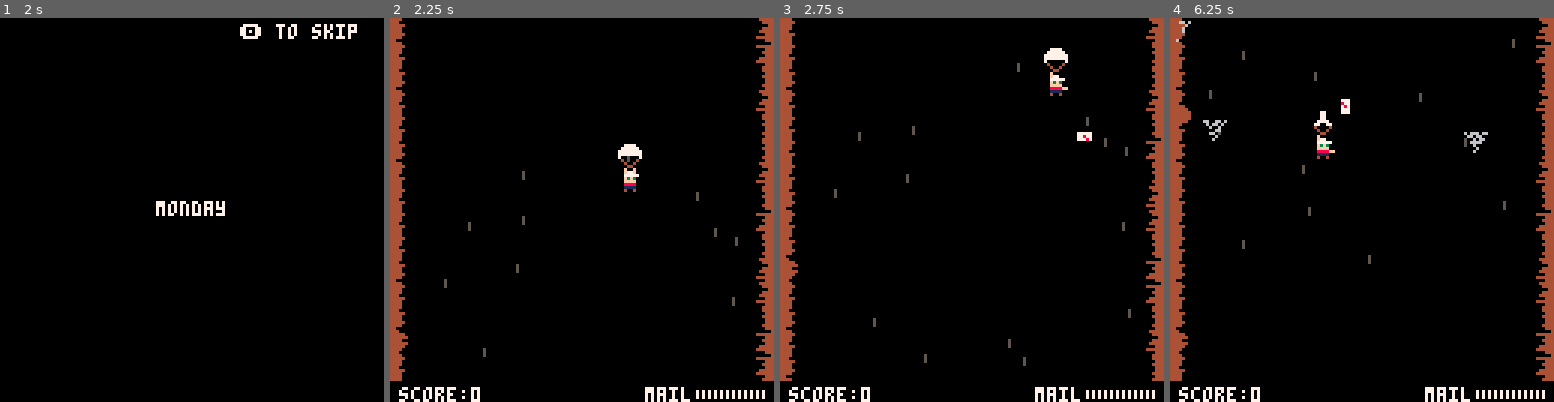
Above: before the commit, frames 1-4 (left to right).
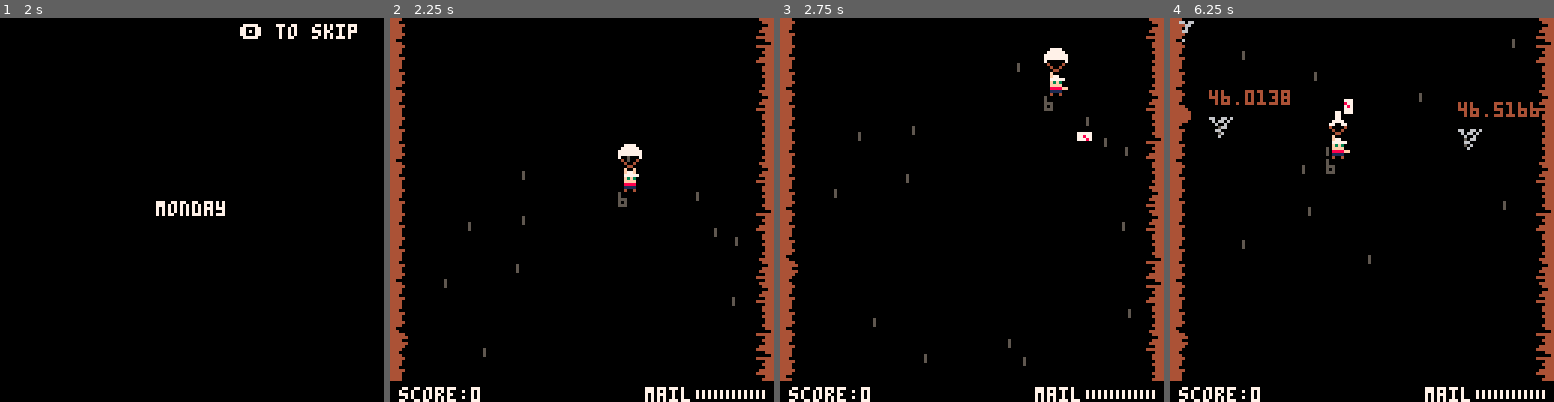
Above: after the commit, the same moments.

Repository: sugarvoid/down-mail
Game: PICO-8 cartridge down_mail.p8
The game is run twice, just before and just after one commit, with the same random seed, the same clock (stepped at 60 frames per second) and the same inputs.
Inputs:
- Up to frame 1 (2 s): tap X (X key) at 0.33, 1.07, 1.85 s; tap O (Z key) at 0.7, 1.7 s; hold Right from 1.6 s (still down)
- Up to frame 2 (2.25 s): release Right at 2.1 s; tap O (Z key) at 2.1 s; hold Up from 2.15 s (still down)
- Up to frame 3 (2.75 s): release Up at 2.42 s; hold Right from 2.47 s (still down); tap O (Z key) at 2.5 s
- Up to frame 4 (6.25 s): tap O (Z key) every 0.4 s from 2.9 to 6.1 s; tap X (X key) at 2.97, 4.08, 5.2 s; release Right at 3.03 s; hold Left 3.08-3.58 s; hold Down 3.63-3.97 s; hold Right 4.02-4.68 s; hold Up 4.73-5.03 s; hold Left 5.08-5.68 s; hold Down 5.73-6.03 s; hold Right from 6.08 s (still down)

Frame 1 is identical in both runs. In frame 2, less than 0.1% of the frame differs, in the area x 59-62%, y 45-50%; in frame 3, less than 0.1%; in frame 4, 1.8%, in the area x 1-97%, y 0-41%.

Commit message:
Limit twisters to 3

Diff:
--- a/down_mail.p8
+++ b/down_mail.p8
@@ -38,13 +38,13 @@
 000777000000000000111100000400400004000000040000004006000004000000400400aaa88aaa000004000004000044440000000044440000000000000000
 000000000000000000000000000400400004000000040000000400000004000000044000aaaaaaaa000000000000000044440000000004440000000000000000
 00000000000000000000000000000000000000003333333300000000000000000000000000000000000070000000000044400000000000040000000000000000
-0000000000000000000000000077700000000000344444430000000000000000000bb00000000000000700000001100044444000004444440000000000000000
-000000000007770007777700007770000000000044444444000000000000000000bbbb0000000000006666000011110044444400000004440000000000000000
+0000000000000000000000000077700000000000344444430600006000000000000bb00000000000000700000001100044444000004444440000000000000000
+000000000007770007777700007770000000000044444444000060000000000000bbbb0000000000006666000011110044444400000004440000000000000000
 0077877000087700077877000077800007000070445444440000000000000000003333000fff77f00566650000cccc0044440000000044440000000000000000
-0078777000078700077787000078700000777700044554000000000000000000003303000f4ffff00556650000cc7c0044444400000004440000000000000000
-0077777000077700000000000077700007000070000544000000000000000000003033000ff4fff00056660000c7cc0044444000000444440000000000000000
-0000000000077700000000000000000000000000000000000000000000000000003333000ffffff00066660000cccc0044440000004444440000000000000000
-00000000000000000000000000000000000000000000000000000000000000000000000000000000005555000000000044400000000004440000000000000000
+0078777000078700077787000078700000777700044554000006000000000000003303000f4ffff00556650000cc7c0044444400000004440000000000000000
+0077777000077700000000000077700007000070000544000000006000000000003033000ff4fff00056660000c7cc0044444000000444440000000000000000
+0000000000077700000000000000000000000000000000000600000000000000003333000ffffff00066660000cccc0044440000004444440000000000000000
+00000000000000000000000000000000000000000000000000006000000000000000000000000000005555000000000044400000000004440000000000000000
 00077000008888000000000000000000000000000000000000000000000000000000000000000000000000000000000037733773000000000000000000000000
 0070070008888880000000006600660606066066606660660000000000000000ff0000ff00000000000000000000000077337733000000000000000000000000
 00700700888888880ee0ee0006066060066066600660660000000066000000000ff00ff000000000000000000000000073377337000000000000000000000000
--- a/src/clothing.lua
+++ b/src/clothing.lua
@@ -1,5 +1,12 @@
 clothing={}
 clothing.__index=clothing
+
+
+function clothing:new(s_idx)
+    local _c=setmetatable({},clothing)
+
+    return _c
+end
 
 function clothing:draw()
     spr(self.img,self.x,self.y)
--- a/src/letter.lua
+++ b/src/letter.lua
@@ -42,7 +42,10 @@
 
         if self.x <= 0 or self.x >= 120 then
             if g_state == gamestates.game then
-                spawn_twister(self.x, self.y)
+                if #twisters < 3 then
+                   spawn_twister(self.x, self.y)
+                end
+
                 explode(self.x, self.y, 3, 4, 4, 10)
                 sfx(14)
             end
--- a/src/main.lua
+++ b/src/main.lua
@@ -72,6 +72,7 @@
 
 function restart_game()
     day = 1
+    deliveries_left = deliveries_needed
     total_deliveries = 0
     intro_t = 30 * 6
     day_t = 30 * 6
@@ -210,6 +211,9 @@
     update_objects()
     update_demons()
     update_letters()
+    for t in all(twisters) do
+        t:update()
+    end
 
     map_y += .2
 
@@ -281,6 +285,9 @@
     for o in all(objects.front) do
         o:draw()
     end
+    for t in all(twisters) do
+        t:draw()
+    end
     for mb in all(mailboxes) do
         mb:draw()
     end
@@ -434,6 +441,7 @@
 end
 
 function change_state(new_state)
+    offset=0
     g_state = new_state
 end
 
@@ -557,3 +565,13 @@
       offset=0
     end
   end
+
+
+  --function calc_dist2(x1,y1,x2,y2)
+    --return abs(x1-x2)+abs(y1-y2)
+  --end
+
+
+  function dist(a,b)
+    return abs(a.x-b.x)+abs(a.y-b.y)
+  end
--- a/src/player.lua
+++ b/src/player.lua
@@ -48,6 +48,7 @@
     else
         spr(49, self.x, self.y)
     end
+    print(deliveries_left, self.x, self.y+8)
 end
 
 function player:update_chute(open)
@@ -61,6 +62,14 @@
 end
 
 function player:update()
+
+    if self:check_for_twisters() then
+        self.move_speed = 0.5
+      else
+        self.move_speed = 1.5
+      end
+
+
     if self.is_chute_open then
         self.chute_spr = self.chute_open_spr
     else
@@ -115,11 +124,22 @@
             self.img = self.sprite_b
         end
     end
+
+
 end
 
 function player:update_letters(amount)
     --self.letters = mid(0, self.letters + amount, self.max_letter)
 end
+
+function player:check_for_twisters()
+    for t in all(twisters) do
+      if t.dis < 30 then
+        return true
+      end
+    end
+    return false
+  end
 
 function player:take_damage()
     if (self.life == 3) then spawn_clothing(17) end
--- a/src/twister.lua
+++ b/src/twister.lua
@@ -16,10 +16,11 @@
     _t.step = 3
     _t.img = 19
     _t.img = 51
+    _t.dis = 0
     _t.angle = 0
     _t.speed = 1.5
     _t.prox = 0.2
-    add(objects.front, _t)
+    add(twisters, _t)
 end
 
 function twister:set_target(obj)
@@ -33,28 +34,38 @@
     end
     self.timer -= 1
     if self.timer == 0 then
-        self.target = { x = randi_rang(10,100), y = 125, type = "exit" }
+        del(twisters, self)
+        self.img = 38
+        self.target = nil --{ x = randi_rang(10,100), y = 125, type = "exit" }
         self.speed = 3
         self.prox = 0.8
         p1.move_speed = 1.5
     end
 
-    local _newangle = atan2(self.target.x - self.x, self.target.y - self.y)
+    if self.target then
+        local _newangle = atan2(self.target.x - self.x, self.target.y - self.y)
 
-    if _newangle <= 0.3 then
-        local _t = self.target.type
-        if _t == "exit" then
-            del(objects.front, self)
-        elseif _t == "player" then
-            p1.move_speed = 0.5
+        if _newangle <= 0.3 then
+            local _t = self.target.type
+            if _t == "exit" then
+                del(twisters, self)
+            elseif _t == "player" then
+                -- p1.move_speed = 0.5
+            end
         end
+
+        self.angle = angle_lerp(self.angle, _newangle, self.prox)
+        self.x += self.speed * cos(self.angle)
+        self.y += self.speed * sin(self.angle)
+
+        self.dis = dist(self.target, self)
     end
 
-    self.angle = angle_lerp(self.angle, _newangle, self.prox)
-    self.x += self.speed * cos(self.angle)
-    self.y += self.speed * sin(self.angle)
+
+    --print_debug(self.dis)
 end
 
 function twister:draw()
+    print(self.dis, self.x, self.y - 8)
     spr(self.anim[self.frame], self.x, self.y, 1, 1, self.facing_l)
 end
